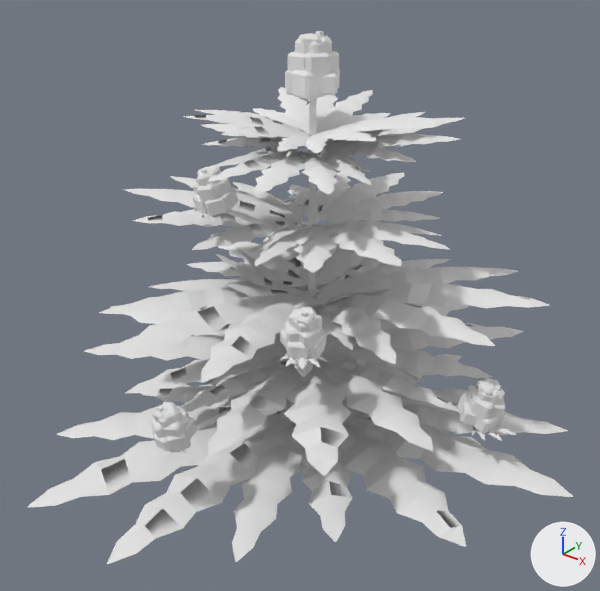
Two versions of the OBJ model src/main/resources/assets/stonedew/models/block/plants/plant_2_0_0.obj, one commit apart.
Both versions are drawn from a 50 mm lens placed at (1.374, -1.626, 1.045), pointed at (0.511, -0.548, 0.376). The axes (+X, +Y, +Z) are drawn at lower right. The lights are the same throughout. The first picture is the older version. Where no turn or scale is listed for an object, it has been applied to the vertices.

Names of what the first picture shows: 'model'.
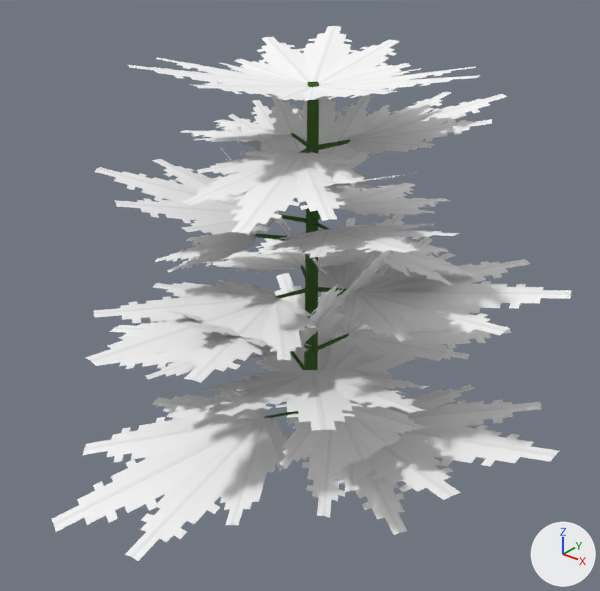
Patch to the scene script:
```diff
--- a/src/main/resources/assets/stonedew/models/block/plants/plant_2_0_0.obj.py
+++ b/src/main/resources/assets/stonedew/models/block/plants/plant_2_0_0.obj.py
@@ mat_stem @@
 mat_stem = principled_material('stem')
-mat_stem.base_color = (0.8, 0.8, 0.8)  # white #e7e7e7
+mat_stem.texture = img_plant_stem
 mat_stem.roughness = 1.0
@@ me_model @@
-me_model.from_pydata(...)  # 8599 vertices, 6124 faces; spans x 0.005..1.045, y -1.016..-0.004, z 0.0..0.839
+me_model.from_pydata(...)  # 11094 vertices, 4446 faces; spans x 0.007..1.007, y -0.987..-0.037, z 0.0..0.806
+# me_model part 1: the loose piece of 8 vertices spanning x 0.497..0.512, y -0.512..-0.497, z 0.605..0.738 is multiplied about its middle by the matrix ((0.115, -0.372, 0.331), (0.003, 0.34, 0.381), (-0.498, -0.084, 0.079)), then moved by (0.022, 0.025, -0.023)
+# me_model part 2: the loose piece of 267 vertices spanning x 0.453..0.732, y -0.543..-0.267, z 0.632..0.687 is rebuilt with 376 vertices and now spans x 0.485..0.778, y -0.51..-0.22, z 0.649..0.724
+# me_model part 3: the loose piece of 267 vertices spanning x 0.517..1.045, y -0.786..-0.216, z 0.073..0.166 is rebuilt with 376 vertices and now spans x 0.584..1.007, y -0.717..-0.285, z 0.102..0.219
+# me_model part 4: the loose piece of 267 vertices spanning x 0.127..0.682, y -0.533..-0.004, z 0.074..0.17 is rebuilt with 376 vertices and now spans x 0.169..0.595, y -0.46..-0.037, z 0.101..0.232
+# me_model part 5: the loose piece of 267 vertices spanning x 0.005..0.497, y -0.803..-0.292, z 0.201..0.256 is rebuilt with 376 vertices and now spans x 0.007..0.432, y -0.752..-0.338, z 0.159..0.246
+# me_model part 6: the loose piece of 267 vertices spanning x 0.248..0.686, y -0.929..-0.511, z 0.348..0.41 is rebuilt with 376 vertices and now spans x 0.277..0.656, y -0.962..-0.568, z 0.376..0.394
+# me_model part 7: the loose piece of 267 vertices spanning x 0.497..0.913, y -0.66..-0.222, z 0.35..0.422 is rebuilt with 376 vertices and now spans x 0.553..0.947, y -0.618..-0.235, z 0.376..0.438
+# me_model part 8: the loose piece of 267 vertices spanning x 0.322..0.666, y -0.488..-0.163, z 0.487..0.53 is rebuilt with 376 vertices and now spans x 0.337..0.651, y -0.445..-0.128, z 0.477..0.517
+# me_model part 9: the loose piece of 267 vertices spanning x 0.237..0.502, y -0.601..-0.324, z 0.627..0.664 is rebuilt with 376 vertices and now spans x 0.165..0.468, y -0.591..-0.298, z 0.617..0.653
+# me_model part 10: the loose piece of 267 vertices spanning x 0.414..0.689, y -0.768..-0.505, z 0.627..0.664 is rebuilt with 376 vertices and now spans x 0.429..0.719, y -0.837..-0.539, z 0.617..0.653
+# me_model part 11: the loose piece of 267 vertices spanning x 0.116..0.686, y -1.016..-0.468, z 0.057..0.116 is rebuilt with 376 vertices and now spans x 0.154..0.597, y -0.987..-0.543, z 0.0..0.11
+# me_model part 12: the loose piece of 267 vertices spanning x 0.396..0.886, y -0.912..-0.429, z 0.215..0.304 is rebuilt with 376 vertices and now spans x 0.47..0.855, y -0.879..-0.499, z 0.238..0.363
+# me_model part 13: the loose piece of 267 vertices spanning x 0.326..0.815, y -0.511..-0.041, z 0.207..0.27 is rebuilt with 376 vertices and now spans x 0.384..0.778, y -0.451..-0.041, z 0.232..0.244
+# me_model part 14: the loose piece of 267 vertices spanning x 0.131..0.562, y -0.597..-0.16, z 0.343..0.39 is rebuilt with 376 vertices and now spans x 0.135..0.503, y -0.536..-0.162, z 0.3..0.382
+# me_model part 15: the loose piece of 267 vertices spanning x 0.189..0.532, y -0.765..-0.409, z 0.492..0.558 is rebuilt with 376 vertices and now spans x 0.162..0.486, y -0.788..-0.456, z 0.512..0.592
+# me_model part 16: the loose piece of 267 vertices spanning x 0.484..0.805, y -0.742..-0.408, z 0.493..0.556 is rebuilt with 376 vertices and now spans x 0.526..0.827, y -0.756..-0.453, z 0.512..0.59
+# me_model part 17: 112 loose pieces with 2940 vertices, spanning x 0.4..0.937, y -0.931..-0.459, z 0.0..0.839, are deleted
+# me_model part 18: 1646 vertices removed from x 0.333..0.732, y -0.713..-0.298, z 0.315..0.827; 5446 vertices added at x 0.163..0.84, y -0.834..-0.171, z 0.0..0.806
 me_model.materials.append(mat_stem)
@@ me_model @@
 me_model.materials.append(mat_leaf_shade)
-me_model.materials.append(mat_bud_dark)  # white #e7e7e7
-me_model.materials.append(mat_bud)  # white #e7e7e7
-me_model.materials.append(mat_bud_light)  # white #e7e7e7
-me_model.materials.append(mat_hair)  # white #e7e7e7
```

Pixel boxes (x1, y1, x2, y2) of what changed, in the pictures (600 x 591 px; the box of a moved part takes in the faces that stretch with it):
'model', surface changed, reshaped: before (27, 31, 573, 564); after (52, 26, 572, 561)
part 1 of me_model, moved or reshaped (not visible before): after (319, 139, 351, 150)
part 2 of me_model, rebuilt (18% wider): before (324, 112, 464, 172); after (342, 92, 507, 155)
part 3 of me_model, rebuilt (20% narrower, 28% shorter): before (288, 388, 573, 547); after (331, 385, 559, 500)
part 4 of me_model, rebuilt (mostly hidden before): before (214, 352, 462, 399); after (257, 273, 415, 379)
part 5 of me_model, rebuilt: before (84, 290, 287, 409); after (97, 321, 261, 380)
part 6 of me_model, rebuilt (9% narrower): before (99, 277, 353, 383); after (86, 278, 316, 383)
part 7 of me_model, rebuilt (15% shorter): before (316, 259, 550, 364); after (339, 253, 572, 342)
part 8 of me_model, rebuilt: before (288, 172, 443, 223); after (335, 183, 449, 216)
part 9 of me_model, rebuilt (12% wider, 48% shorter): before (201, 111, 304, 154); after (181, 120, 297, 142)
part 10 of me_model, rebuilt (14% wider, 85% taller): before (207, 150, 372, 195); after (183, 150, 372, 234)
part 11 of me_model, rebuilt (16% narrower): before (27, 384, 308, 564); after (52, 389, 288, 561)
part 12 of me_model, rebuilt (19% narrower, 48% shorter): before (181, 357, 460, 476); after (203, 369, 429, 431)
part 13 of me_model, rebuilt: before (323, 303, 523, 394); after (331, 295, 512, 361)
part 14 of me_model, rebuilt: before (187, 232, 369, 287); after (203, 238, 361, 272)
part 15 of me_model, rebuilt: before (123, 176, 303, 250); after (95, 159, 278, 235)
part 16 of me_model, rebuilt (30% shorter): before (249, 221, 451, 273); after (267, 222, 460, 258)
part 17 of me_model, deleted: before (142, 31, 516, 462)
part 18 of me_model, reshaped: before (183, 39, 434, 308); after (128, 26, 481, 535)
